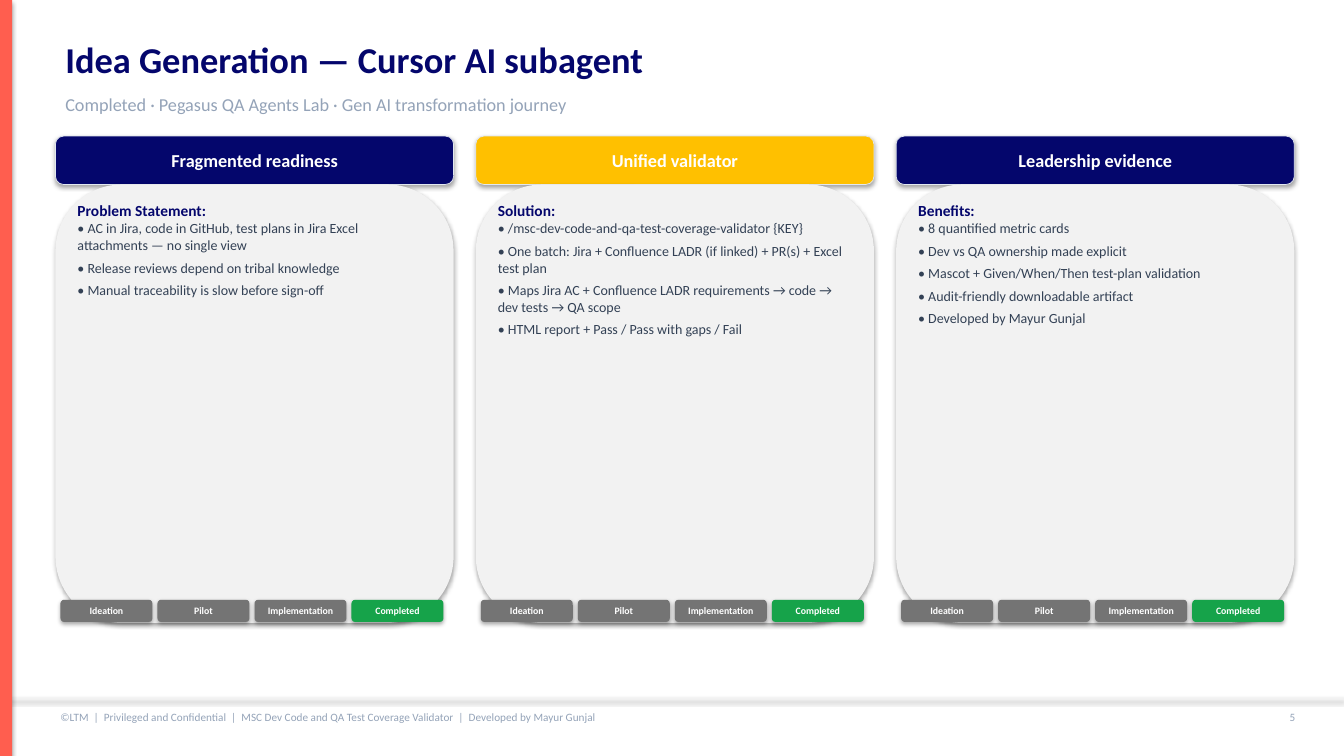
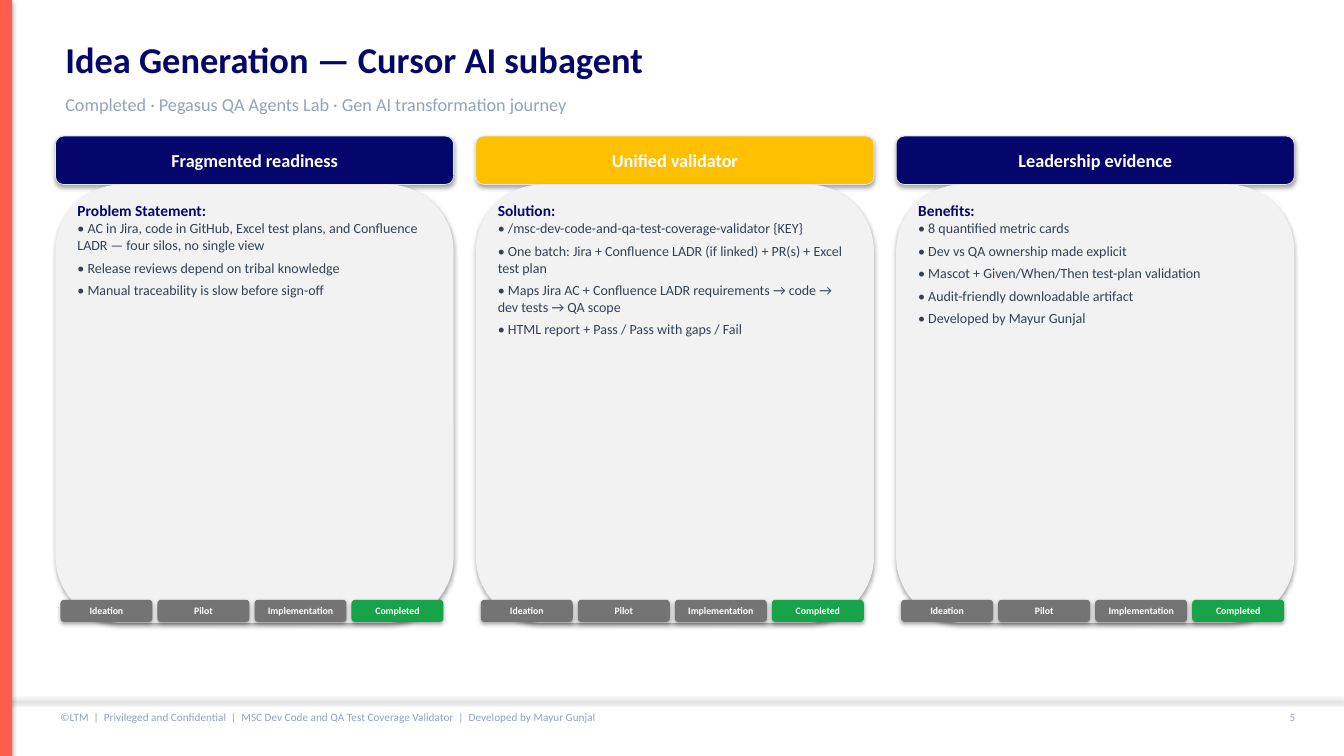
Before and after one commit to mgunjal11/pegasus-qa-agents-lab-copy, a slide deck: slide 6 of docs/MSC-Dev-Code-and-QA-Test-Coverage-Validator-Guide.pptx. Drawn at 1344x756 pixels with LibreOffice and Linux fonts; fonts in the diff are those of the drawing. Boxes give left, top, right and bottom in pixels: in the first picture for what was removed or moved away, otherwise in the second. Text is boxed around its words. In the diff, an @@ line names an element or a change of style, - is before the commit and + after.

```diff
--- a/docs/MSC-Dev-Code-and-QA-Test-Coverage-Validator-Guide.pptx
+++ b/docs/MSC-Dev-Code-and-QA-Test-Coverage-Validator-Guide.pptx
@@ text at [77,223,418,253]: text changed @@
-• AC in Jira, code in GitHub, test plans in Jira Excel attachments — no single view
+• AC in Jira, code in GitHub, Excel test plans, and Confluence LADR — four silos, no single view
```
Also in this commit, not shown: 3 other slides changed, 1 other file.
